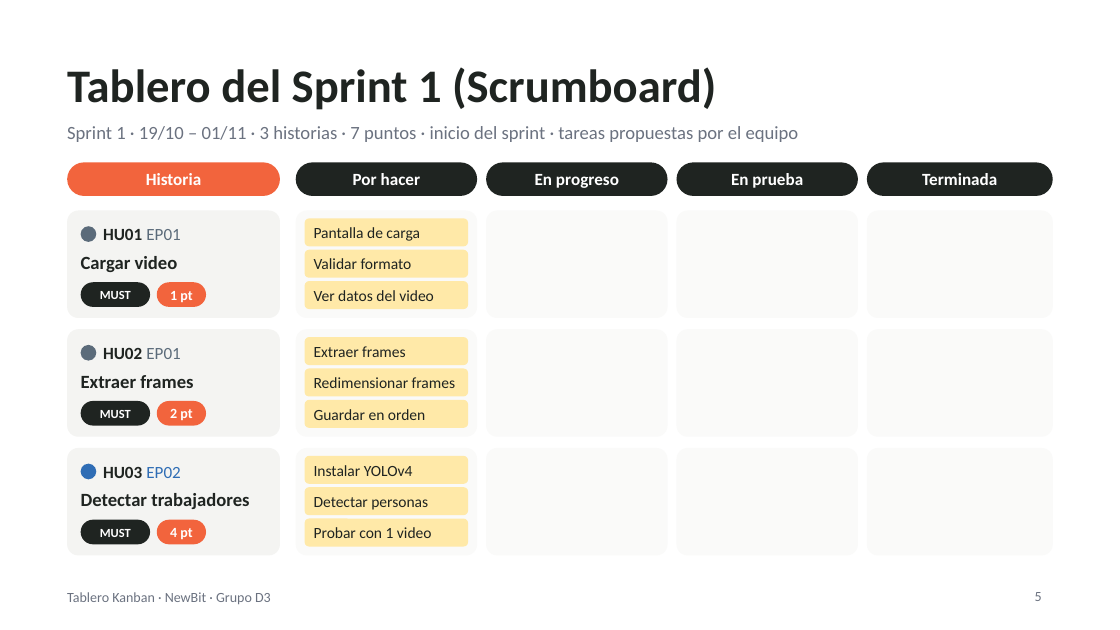
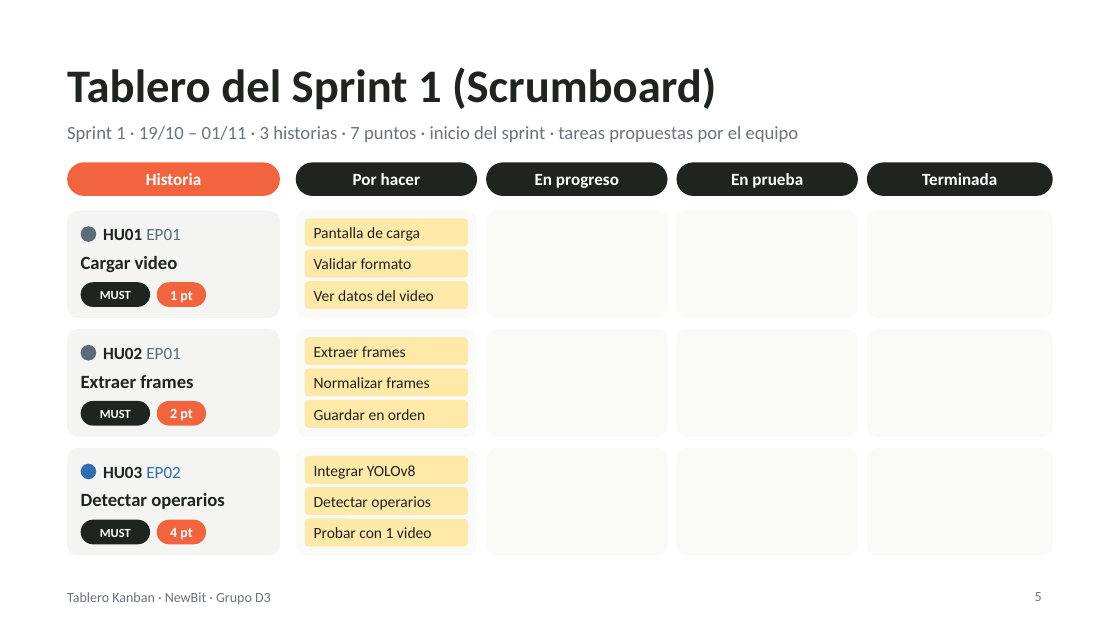
Before and after one commit to devmondoss/NewBit, a slide deck: slide 5 of curso/semana-05-rsu-y-backlog/nuestras-entregas/Tablero_Kanban_NewBit/Tablero_Kanban_NewBit.pptx. Drawn at 1120x630 pixels with LibreOffice and Linux fonts; fonts in the diff are those of the drawing. Boxes give left, top, right and bottom in pixels: in the first picture for what was removed or moved away, otherwise in the second. Text is boxed around its words. In the diff, an @@ line names an element or a change of style, - is before the commit and + after.

Commit message:
Paso W-4: Regenerar binarios de Semana 5 (Tablero Kanban, MoSCoW y Puño de Cinco en HTML/PPTX/PDF)

```diff
--- a/curso/semana-05-rsu-y-backlog/nuestras-entregas/Tablero_Kanban_NewBit/Tablero_Kanban_NewBit.pptx
+++ b/curso/semana-05-rsu-y-backlog/nuestras-entregas/Tablero_Kanban_NewBit/Tablero_Kanban_NewBit.pptx
@@ text at [314, 377, 429, 388]: text changed @@
-Redimensionar frames
+Normalizar frames
@@ text at [314, 465, 416, 479]: text changed @@
-Instalar YOLOv4
+Integrar YOLOv8
@@ text at [81, 493, 224, 509]: text changed @@
-Detectar trabajadores
+Detectar operarios
@@ text at [314, 496, 431, 510]: text changed @@
-Detectar personas
+Detectar operarios
```
Also in this commit, not shown: 3 other slides changed, 9 other files.
